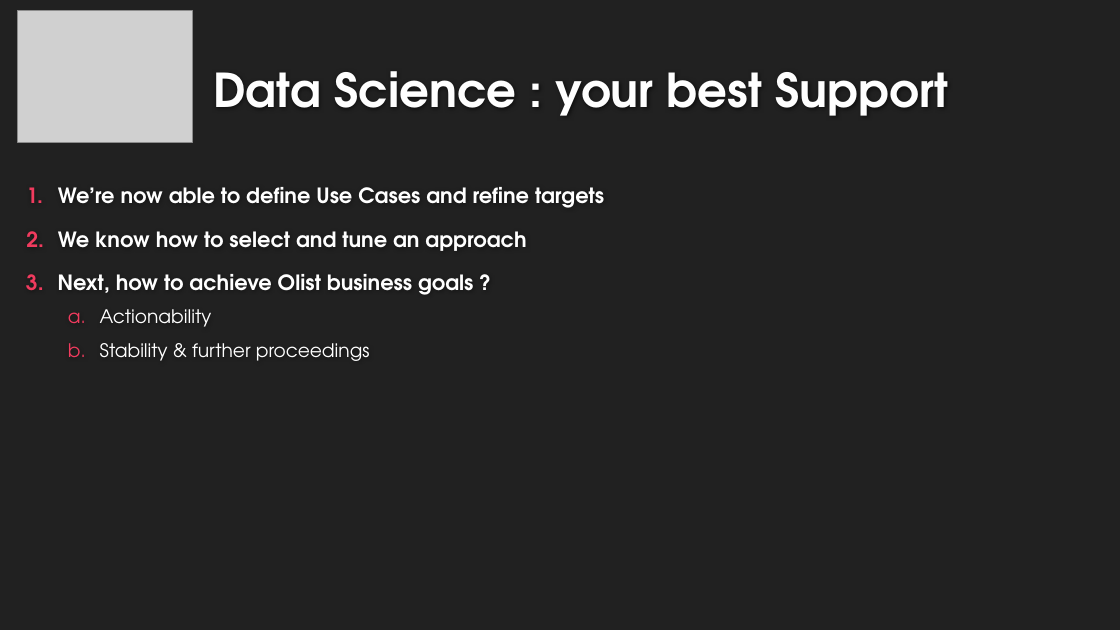
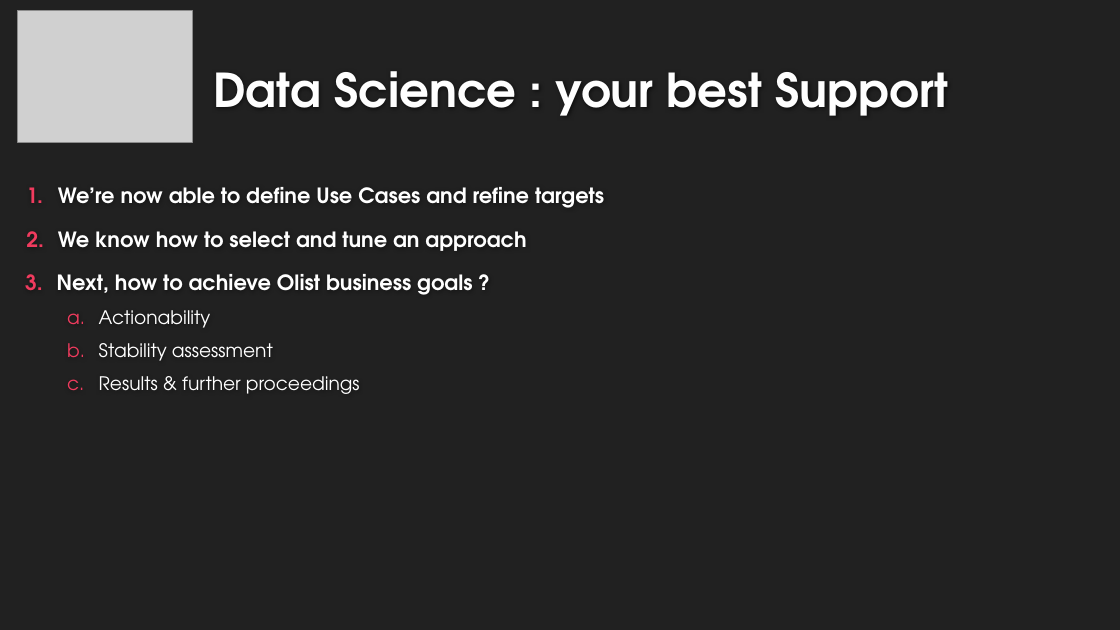
Before and after one commit to EtienneLardeur/P5_CustomerSegmentation, a slide deck: slide 12 of P5Olist_Présentation_initiale.pptx. Drawn at 1120x630 pixels with LibreOffice and Linux fonts; fonts in the diff are those of the drawing; grey boxes stand for pictures; background and template pictures are left out. Boxes give left, top, right and bottom in pixels: in the first picture for what was removed or moved away, otherwise in the second. Text is boxed around its words. In the diff, an @@ line names an element or a change of style, - is before the commit and + after.

```diff
--- a/P5Olist_Présentation_initiale.pptx
+++ b/P5Olist_Présentation_initiale.pptx
@@ text at <box>99,343,360,394</box>: text changed @@
-  b. Stability & further proceedings
+  b. Stability assessment
+  c. Results & further proceedings
```
Also in this commit, not shown: 13 other slides changed, 2 slides added, 2 slides removed, 8 other files.
